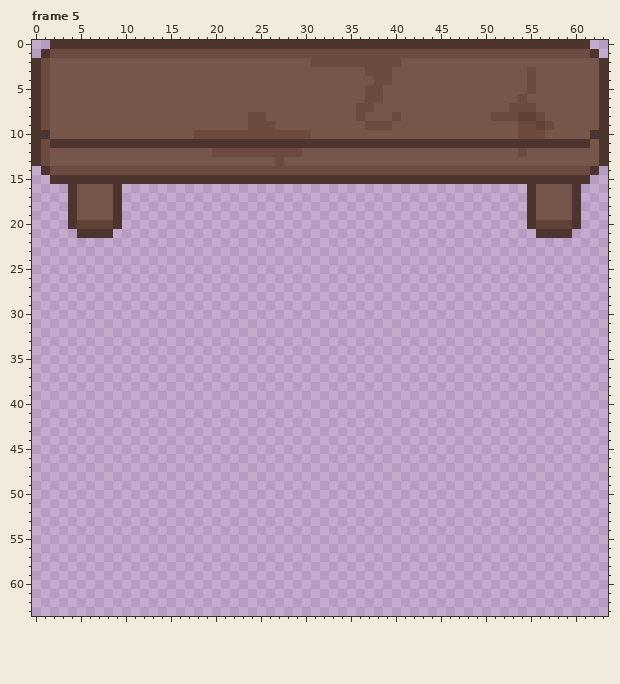
Pixel-art file -- Assets/Sprites/Furniture/Furniture 64.aseprite. Above, as it was before the edit.
64x64 pixels, 5 frames. Colours within 5 levels of each other are drawn and written as one. Shown: frame 5. The commit also changed other frames, which this record leaves out.
After:
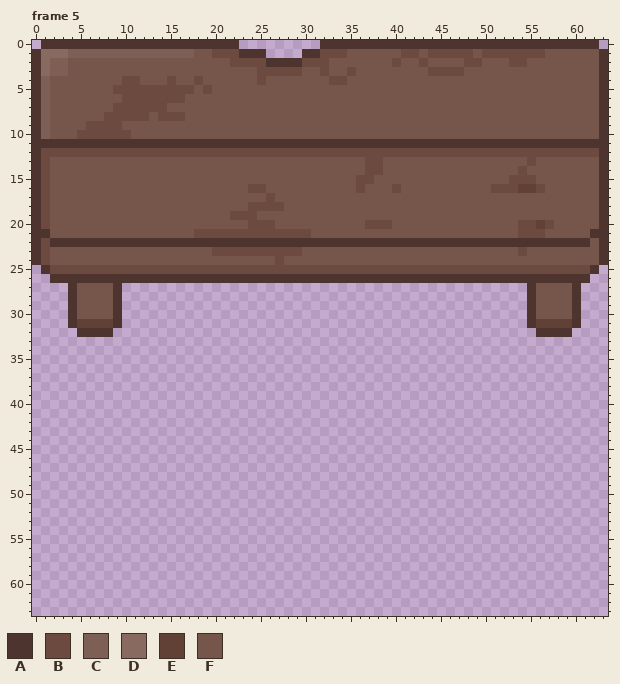
Palette (. is transparent): A #4e342e  B #6c4a3f  C #7e5f55  D #896a60  E #614035  F #76564b
From old to new:
Frame 5:
Colour A is added in row 0 at x 1 and 62; in row 1 at x 0 and 63; in rows 14 to 20 at x 0 and 63; in row 21 at x 0 to 1 and 62 to 63; in row 22 at x 0, 2 to 61 and 63; in rows 23 to 24 at x 0 and 63.
Colour A is added in row 25 at x 1 and 62; in row 26 at x 2 to 61; in rows 27 to 31 at x 4, 9, 55 and 60; in row 32 at x 5 to 8 and 56 to 59.
Colour A replaces colour B in row 1 at x 23 to 25 and 30 to 31; in row 11 at x 1.
Colour A replaces colour F in row 2 at x 26 to 29; in row 11 at x 62.
Colour B is added in row 15 at x 1; in row 16 at x 1, 24 to 25, 36, 40 and 51 to 53; in row 17 at x 1 and 26; in row 18 at x 1 and 24 to 27; in row 19 at x 1 and 22 to 24; in row 20 at x 1, 24 to 26, 37 to 39 and 54.
Colour B is added in row 21 at x 18 to 30 and 54 to 55; in row 22 at x 1; in row 23 at x 1, 20 to 29 and 54; in row 24 at x 1 and 27; in row 25 at x 2 to 61.
Colour B replaces colour A in row 14 at x 1; in row 15 at x 36 to 37 and 53 to 55; in row 20 at x 55; in row 21 at x 56.
Colour B replaces colour E in row 20 at x 57.
Colour B replaces colour F in row 2 at x 22 to 25, 30, 43, 48 to 49 and 53 to 54; in row 3 at x 25 to 29, 32, 35 and 44 to 47; in row 4 at x 10 to 11, 15, 18, 25 and 33 to 34; in row 5 at x 9 to 17 and 19; in row 6 at x 10 to 16; in row 7 at x 9 to 14.
Colour B replaces colour F in row 8 at x 8 to 12 and 14 to 16; in row 9 at x 6 to 9; in row 10 at x 5 to 10; in row 12 at x 2 to 19, 30 to 53 and 55 to 62; in row 13 at x 37 to 38 and 55; in row 16 at x 56.
Colour C replaces colour A in row 10 at x 1.
Colour C replaces colour B in row 1 at x 4 to 17; in rows 4 to 9 at x 1.
Colour C replaces colour F in rows 2 to 3 at x 2 to 3.
Colour D replaces colour A in row 1 at x 1.
Colour D replaces colour B in row 1 at x 2 to 3; in rows 2 to 3 at x 1.
Colour E is added in row 16 at x 54; in row 31 at x 5 to 8 and 56 to 59.
Colour E replaces colour A in row 16 at x 55.
Colour F is added in row 15 at x 62; in row 16 at x 2 to 3, 10 to 23, 26 to 35, 37 to 39, 41 to 50 and 61 to 62; in row 17 at x 2 to 3, 10 to 25, 27 to 54 and 61 to 62; in row 18 at x 2 to 3, 10 to 23, 28 to 54 and 61 to 62; in row 19 at x 2 to 3, 10 to 21, 25 to 54 and 61 to 62; in row 20 at x 2 to 3, 10 to 23, 27 to 36, 40 to 53 and 61 to 62.
Colour F is added in row 21 at x 2 to 4, 9 to 17, 31 to 53 and 60 to 61; in row 22 at x 62; in row 23 at x 2 to 19, 30 to 53 and 55 to 62; in row 24 at x 2 to 26 and 28 to 62; in rows 27 to 30 at x 5 to 8 and 56 to 59.
Colour F replaces colour A in row 1 at x 62; in row 10 at x 62; in row 14 at x 62; in row 15 at x 2 to 35, 38 to 52 and 56 to 61; in row 16 at x 4, 9 and 60; in rows 17 to 19 at x 4, 9, 55 and 60.
Colour F replaces colour A in row 20 at x 4, 9 and 60; in row 21 at x 5 to 8 and 57 to 59.
Colour F replaces colour B in row 1 at x 18 to 19, 35 to 40, 43, 49 and 57 to 61; in row 2 at x 33 to 39; in row 3 at x 37 to 39 and 55; in row 4 at x 38 to 39 and 55; in row 5 at x 37 to 38 and 55; in row 6 at x 37 to 38 and 54.
Colour F replaces colour B in row 7 at x 36 to 37 and 53 to 55; in row 8 at x 24 to 25, 36, 40, 51 to 53 and 56; in row 9 at x 24 to 26, 37 to 39, 54 to 55 and 57; in row 10 at x 18 to 30 and 54 to 56; in row 13 at x 27; in row 14 at x 2 to 36, 39 to 53 and 55 to 61.
Colour F replaces colour E in row 8 at x 54 to 55; in row 9 at x 56; in row 20 at x 5 to 8 and 58 to 59.
Colour A is gone in row 0 at x 23 to 31.
Colour B is gone in row 1 at x 26 to 29.
